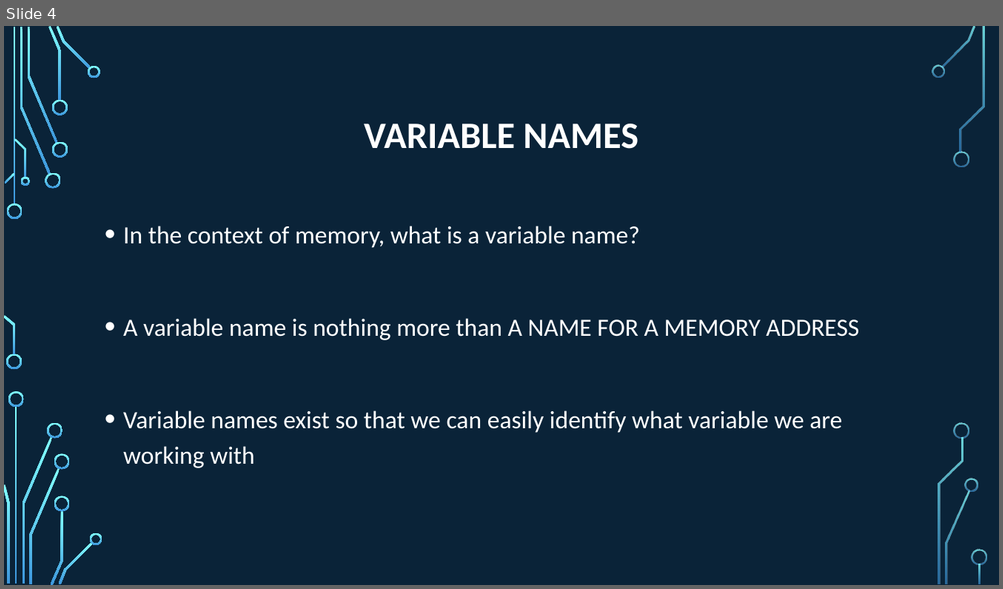
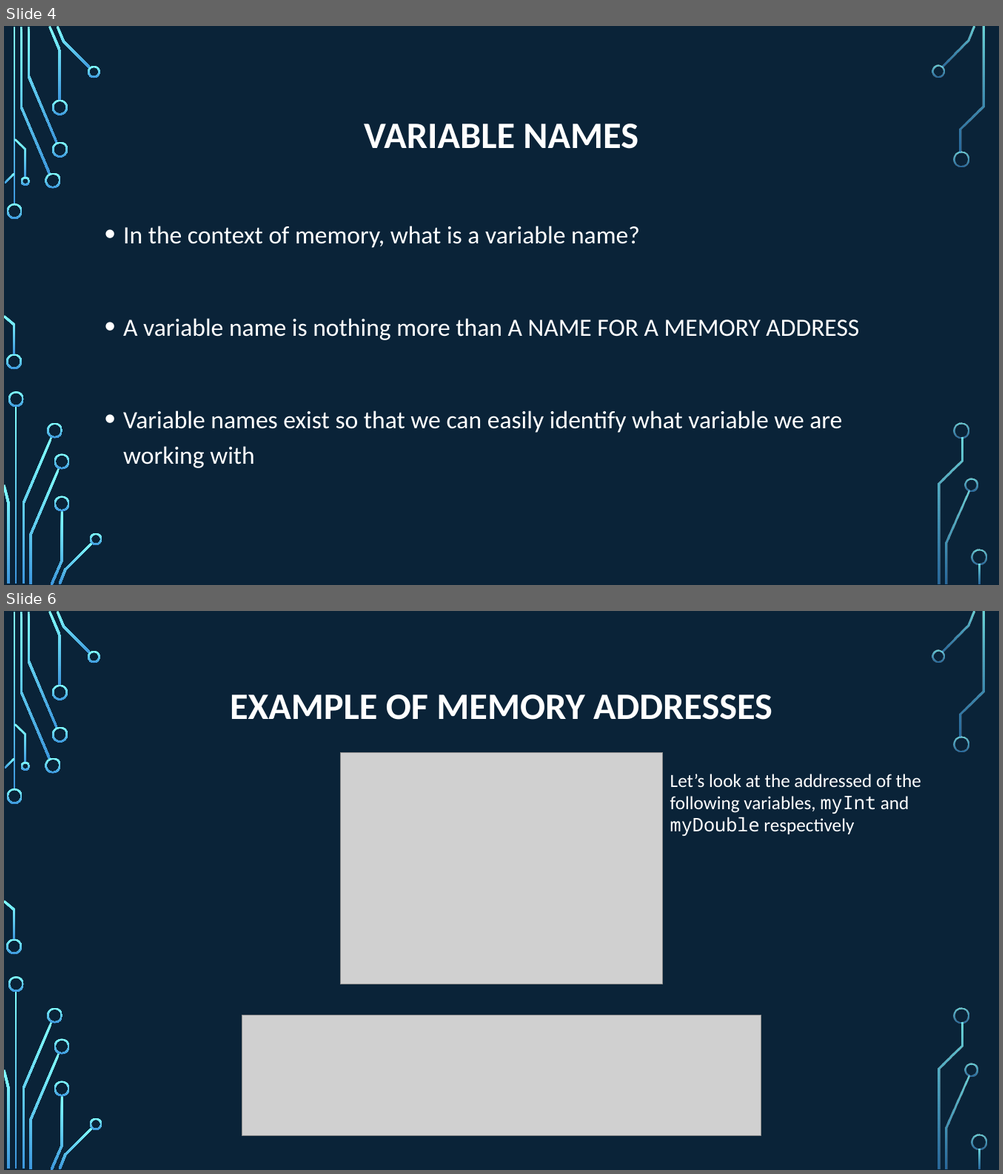
Before and after one commit to psypdt/ZIS_C-_Summer_Course_2019, a slide deck: Day_5/Day_5.pptx. Shown one above the other, each under a label of ours: slide 4 before the commit, slides 4 and 6 after it; the slides between them are not shown. The pictures are 1003x589 and 1003x1174 pixels, drawn with LibreOffice and Linux fonts; fonts in the diff are those of the drawing; grey boxes stand for pictures; background and template pictures are left out. Boxes give left, top, right and bottom in pixels: in the first picture for what was removed or moved away, otherwise in the second. Text is boxed around its words. In the diff, an @@ line names an element or a change of style, - is before the commit and + after.

```diff
--- a/Day_5/Day_5.pptx
+++ b/Day_5/Day_5.pptx
@@ slide 6 added at (4,611,999,1170), background picture (left out); not listed: 36 template elements that a slide beside it also shows @@
@@ title added at (230,695,772,720), 36 pt, text #FFFFFF, bold @@
+EXAMPLE OF MEMORY ADDRESSES
@@ picture added at (341,753,663,985) @@
@@ text added at (670,774,921,836), 18 pt, text #FFFFFF @@
+Let’s look at the addressed of the following variables, myInt and myDouble respectively
@@ picture added at (242,1015,761,1136) @@
```
Also in this commit, not shown: 2 slides changed, 23 other slides added, 1 slide removed, 1 other file.
